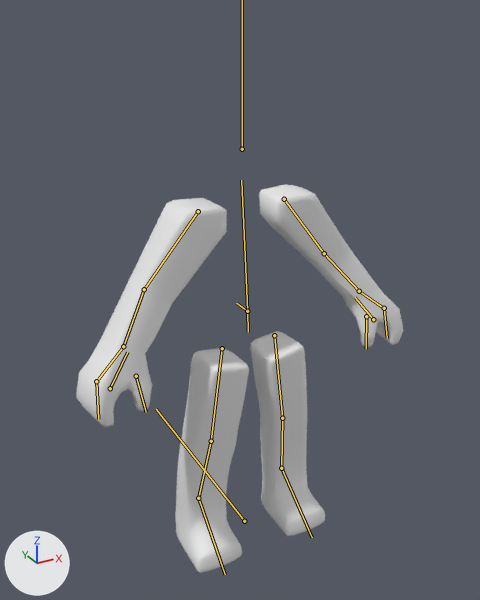
What one commit did to the FBX model Assets/Assets/Animations/AirshipRig.fbx.
Both versions are drawn from a 50 mm lens placed at (-1.014, -1.805, 1.865), pointed at (0.067, 0.16, 0.883). Arrows for +X, +Y and +Z are at lower left; the lights stay in place. The bones that bend it are drawn over the model as lines.

In view in the first picture: 'Arms', 'Legs'.
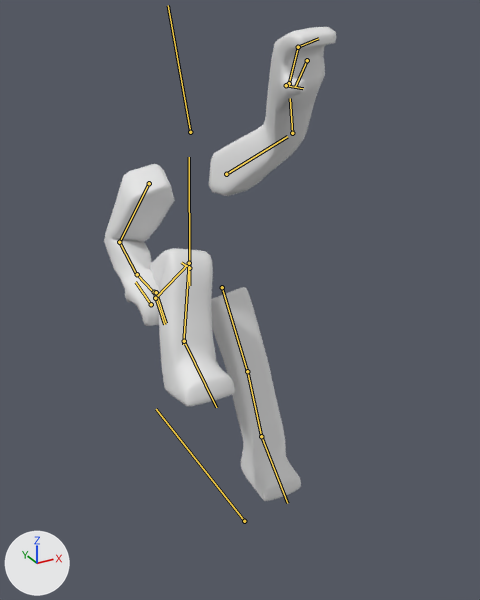
Commit message: finish ladders

The newer file adds an action. The first version stands in its rest pose; the second is drawn at frame 78 of the action 'VM_LadderClimb'.

The change in detail:
Bone 'master' (bone_master) moves from (0.0, 0.0, 0.0) to (0.0, 0.464, 0.0).
Bone 'spine' (bone_spine) turns from (0, 0, 0) to (9, 0, 0) degrees about its own x, y and z.
Bone 'upper_arm.L' (bone_upper_arm_l) turns from (0, 0, 0) to (51, -44, 66) degrees about its own x, y and z.
Bone 'forearm.L' (bone_forearm_l) moves from (0.0, 0.0, 0.0) to (0.0, 0.02, -0.011).
Bone 'forearm.L' (bone_forearm_l) turns from (0, 0, 0) to (23, -11, 18) degrees about its own x, y and z.
Bone 'hand.L' (bone_hand_l) moves from (0.0, 0.0, 0.0) to (0.017, 0.072, 0.015).
Bone 'hand.L' (bone_hand_l) turns from (0, 0, 0) to (-7, 5, -5) degrees about its own x, y and z.
Bone 'upper_arm.R' (bone_upper_arm_r) turns from (0, 0, 0) to (-15, 3, 21) degrees about its own x, y and z.
Bone 'forearm.R' (bone_forearm_r) moves from (0.0, 0.0, 0.0) to (0.0, -0.004, 0.002).
Bone 'forearm.R' (bone_forearm_r) turns from (0, 0, 0) to (66, -5, 3) degrees about its own x, y and z.
Bone 'hand.R' (bone_hand_r) moves from (0.0, 0.0, 0.0) to (0.001, -0.004, -0.001).
Bone 'hand.R' (bone_hand_r) turns from (0, 0, 0) to (64, -62, -44) degrees about its own x, y and z.
Bone 'thigh.L' (bone_thigh_l) moves from (0.0, 0.0, 0.0) to (0.042, 0.008, 0.019).
Bone 'thigh.L' (bone_thigh_l) turns from (0, 0, 0) to (-30, -2, 4) degrees about its own x, y and z.
Bone 'foot.L' (bone_foot_l) turns from (0, 0, 0) to (34, 4, -3) degrees about its own x, y and z.
Bone 'thigh.R' (bone_thigh_r) moves from (0.0, 0.0, 0.0) to (-0.043, -0.005, 0.02).
Bone 'thigh.R' (bone_thigh_r) turns from (0, 0, 0) to (-131, 5, 6) degrees about its own x, y and z.
Bone 'shin.R' (bone_shin_r) moves from (0.0, 0.0, 0.0) to (0.0, -0.012, 0.002).
Bone 'shin.R' (bone_shin_r) turns from (0, 0, 0) to (102, 0, 0) degrees about its own x, y and z.
Bone 'foot.R' (bone_foot_r) moves from (0.0, 0.0, 0.0) to (0.002, -0.006, -0.01).
Bone 'foot.R' (bone_foot_r) turns from (0, 0, 0) to (17, 7, -3) degrees about its own x, y and z.

Pixel boxes (x1, y1, x2, y2) of what changed, in the pictures (480 x 600 px):
'Arms', posed (29% narrower, 23% taller): before (76, 184, 403, 427); after (104, 27, 336, 326)
'Legs', posed: before (175, 331, 325, 573); after (150, 248, 301, 501)
bone 'master', root to tip: before (247, 311) to (236, 303); after (189, 268) to (181, 262)
bone 'spine', root to tip: before (247, 311) to (241, 180); after (189, 268) to (189, 157)
bone 'upper_arm.L', root to tip: before (284, 199) to (324, 253); after (226, 174) to (287, 136)
bone 'forearm.L', root to tip: before (324, 253) to (359, 291); after (292, 133) to (290, 98)
bone 'hand.L', root to tip: before (359, 291) to (382, 307); after (289, 83) to (297, 49)
bone 'upper_arm.R', root to tip: before (198, 211) to (144, 289); after (149, 183) to (119, 243)
bone 'forearm.R', root to tip: before (144, 289) to (123, 346); after (119, 242) to (137, 275)
bone 'hand.R', root to tip: before (123, 346) to (98, 379); after (137, 274) to (152, 291)
bone 'thigh.L', root to tip: before (274, 335) to (282, 418); after (222, 287) to (247, 372)
bone 'foot.L', root to tip: before (281, 468) to (312, 537); after (261, 436) to (287, 503)
bone 'thigh.R', root to tip: before (222, 348) to (211, 441); after (155, 298) to (190, 261)
bone 'shin.R', root to tip: before (211, 441) to (198, 498); after (189, 263) to (183, 344)
bone 'foot.R', root to tip: before (198, 498) to (225, 574); after (184, 341) to (216, 407)
